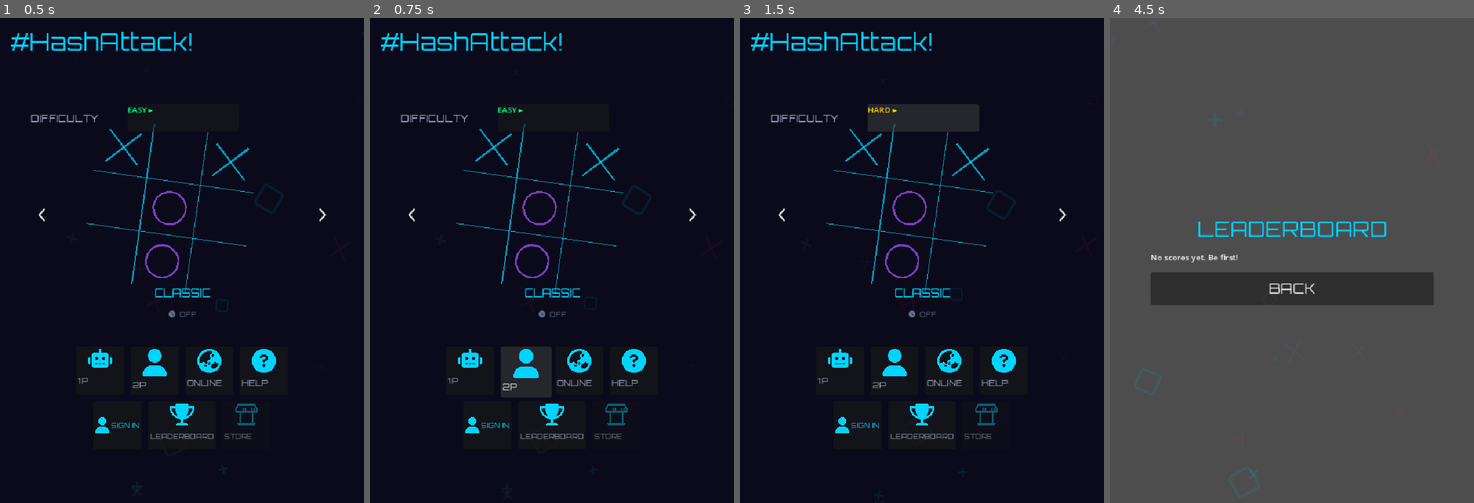
Above: before the commit, frames 1-4 (left to right).
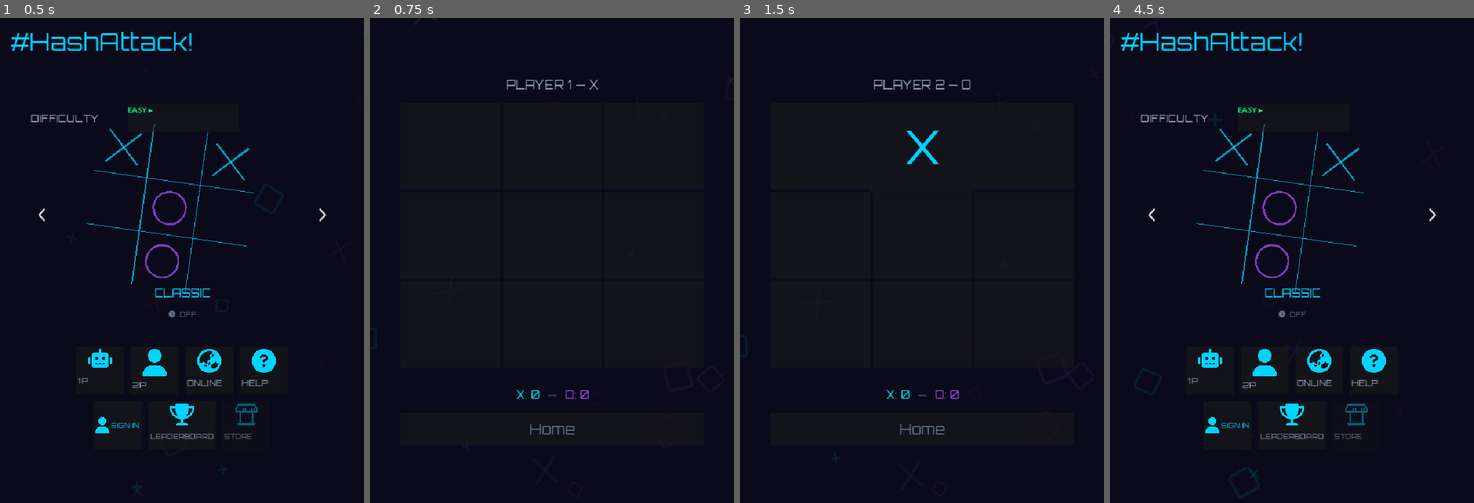
Above: after the commit, the same moments.

Repository: weilies/nexus-arcade
Game: Godot game, scene res://scenes/MainMenu.tscn
Two runs of this game, one before a commit and one after it. Both use one fixed random seed, a clock stepped at 60 frames per second and the inputs below.
Inputs (mouse positions are in pixels of both pictures, inside the frame that each line leads up to):
- Up to frame 1 (0.5 s): no input
- Up to frame 2 (0.75 s): click "2P" at 0.5 s
- Up to frame 3 (1.5 s): click (922, 119) at 1.25 s, where only the run before the commit has a clickable "EASY ▸"
- Up to frame 4 (4.5 s): click (1211, 372) at 2 s, where only the run before the commit has a clickable "1P"; click (1211, 372) at 2.75 s, where only the run before the commit has a clickable "1P"; click (1153, 216) at 3.5 s, where only the run before the commit has a clickable ""; click (1292, 430) at 4.25 s, where only the run after the commit has a clickable "Home"

Frame 1 is identical in both runs. In frame 2, 4.5% of the frame differs, in the area x 3-100%, y 2-98%; in frame 3, 4.0%; in frame 4, 100%, in the area x 0-100%, y 0-100%.
Error before the commit: Parse Error: Could not find type "Difficulty" under base "TicTacToeAI". (res://scenes/GameBoard.gd:9)

Commit message:
feat(ttt): GameBoard mode dispatch — Ultimate board built in code, Ephemeral state wired
Co-Authored-By: Claude Opus 4.7 <noreply@anthropic.com>

Diff:
--- a/games/tic-tac-toe/scenes/GameBoard.gd
+++ b/games/tic-tac-toe/scenes/GameBoard.gd
@@ -6,7 +6,6 @@
 var _state: GameState
 var _ai: TicTacToeAI
 var _mode: Mode
-var _ai_difficulty: TicTacToeAI.Difficulty
 var _score_x: int = 0
 var _score_o: int = 0
 var _room_id: String = ""
@@ -22,11 +21,14 @@
 var _ai_dots_count: int = 0
 var _pts_awarded: int = 0
 
-func setup_vs_ai(difficulty: TicTacToeAI.Difficulty) -> void:
+var _ultimate_board_node: Control = null   # built in code for Ultimate
+var _ephemeral_state: EphemeralGameState   # typed alias for ephemeral mode
+var _ultimate_state: UltimateGameState     # typed alias for ultimate mode
+var _pending_ultimate_move: Dictionary = {}
+
+func setup_vs_ai(_ignored_difficulty: int = 0) -> void:
 	_mode = Mode.VS_AI
-	_ai_difficulty = difficulty
-	_ai = TicTacToeAI.new()
-	# Randomize who goes first
+	# AI and difficulty read from Globals in _ready()
 	if randi() % 2 == 0:
 		_player_mark = GameState.Player.X   # Player = X, goes first
 	else:
@@ -46,7 +48,23 @@
 	add_child(bg)
 	move_child(bg, 1)
 
-	_state = GameState.new()
+	match Globals.current_game_mode:
+		"ultimate":
+			_ultimate_state = UltimateGameState.new()
+			_state = _ultimate_state
+			if _mode == Mode.VS_AI:
+				_ai = UltimateAI.new()
+			_setup_ultimate_board()
+			$VBoxContainer/Grid.visible = false
+		"ephemeral":
+			_ephemeral_state = EphemeralGameState.new()
+			_state = _ephemeral_state
+			if _mode == Mode.VS_AI:
+				_ai = EphemeralAI.new()
+		_:  # classic
+			_state = GameState.new()
+			if _mode == Mode.VS_AI:
+				_ai = TicTacToeAI.new()
 	_bridge = $Bridge if has_node("Bridge") else null
 	if _bridge:
 		_bridge.send_game_ready()
@@ -56,7 +74,7 @@
 		_turn_timer.setup($VBoxContainer/LblTimer)
 	add_child(_turn_timer)
 	_turn_timer.timed_out.connect(_on_turn_timeout)
-	if Globals.use_timer:
+	if Globals.timer_seconds > 0:
 		_turn_timer.set_duration(Globals.timer_seconds)
 
 	_ai_think_timer = Timer.new()
@@ -91,7 +109,7 @@
 	if _mode == Mode.ONLINE:
 		_supabase_ref.realtime_message.connect(_on_online_message)
 		if _player_mark == GameState.Player.X:
-			if Globals.use_timer:
+			if Globals.timer_seconds > 0:
 				_turn_timer.set_duration(Globals.timer_seconds)
 				_turn_timer.start()
 
@@ -142,7 +160,16 @@
 		_ai_take_turn.call_deferred()
 
 func _ai_take_turn() -> void:
-	_ai_move_cell = _ai.get_move(_state, _ai_difficulty)
+	var move_cell: int
+	if Globals.current_game_mode == "ephemeral":
+		var eph_ai := _ai as EphemeralAI
+		move_cell = eph_ai.get_move(_ephemeral_state, Globals.ai_difficulty)
+	elif Globals.current_game_mode == "ultimate":
+		_ai_take_turn_ultimate()
+		return
+	else:
+		move_cell = _ai.get_move(_state, Globals.ai_difficulty)
+	_ai_move_cell = move_cell
 	if _ai_move_cell < 0:
 		return
 	_ai_thinking = true
@@ -150,10 +177,28 @@
 	_ai_dots_timer.start()
 	_ai_think_timer.start(randf_range(1.0, 3.0))
 
+func _ai_take_turn_ultimate() -> void:
+	var ultimate_ai := _ai as UltimateAI
+	var move: Dictionary = ultimate_ai.get_move(_ultimate_state, Globals.ai_difficulty)
+	if move.is_empty():
+		return
+	_ai_thinking = true
+	_ai_dots_count = 0
+	_ai_dots_timer.start()
+	_ai_think_timer.start(randf_range(1.0, 3.0))
+	# Store board+cell encoded for _ai_do_move
+	_pending_ultimate_move = move
+
 func _ai_do_move() -> void:
 	_ai_dots_timer.stop()
 	_ai_thinking = false
-	_do_place(_ai_move_cell)
+	if Globals.current_game_mode == "ultimate":
+		if not _pending_ultimate_move.is_empty():
+			var m: Dictionary = _pending_ultimate_move
+			_pending_ultimate_move = {}
+			_do_ultimate_place(m["board"], m["cell"])
+	else:
+		_do_place(_ai_move_cell)
 
 func _ai_update_dots() -> void:
 	_ai_dots_count = (_ai_dots_count + 1) % 5
@@ -321,6 +366,164 @@
 	tw.tween_property(lbl, "scale", Vector2.ONE, 0.06)
 	tw.tween_property(lbl, "modulate:a", 0.0, 0.5).set_delay(0.8)
 	tw.tween_callback(lbl.queue_free)
+
+func _do_ultimate_place(board_idx: int, cell_idx: int) -> void:
+	if not _ultimate_state.place_on(board_idx, cell_idx):
+		return
+	SFX.click()
+	_animate_ultimate_piece(board_idx, cell_idx)
+	_refresh_ultimate_ui()
+	if _ultimate_state.result != GameState.GameResult.ONGOING:
+		_on_game_over()
+		return
+	if _mode == Mode.VS_AI and _ultimate_state.current_turn != _player_mark:
+		_ai_take_turn_ultimate.call_deferred()
+
+func _setup_ultimate_board() -> void:
+	var orbitron := load("res://fonts/Orbitron.ttf")
+
+	_ultimate_board_node = Control.new()
+	_ultimate_board_node.name = "UltimateBoard"
+	_ultimate_board_node.set_anchors_preset(Control.PRESET_FULL_RECT)
+
+	var grid := GridContainer.new()
+	grid.columns = 3
+	grid.add_theme_constant_override("h_separation", 6)
+	grid.add_theme_constant_override("v_separation", 6)
+	grid.set_anchors_preset(Control.PRESET_CENTER)
+	grid.custom_minimum_size = Vector2(660, 660)
+	grid.offset_left = -330
+	grid.offset_top = -330
+	_ultimate_board_node.add_child(grid)
+
+	for b in 9:
+		var mini_panel := Panel.new()
+		mini_panel.name = "Mini%d" % b
+		mini_panel.custom_minimum_size = Vector2(214, 214)
+
+		var mini_grid := GridContainer.new()
+		mini_grid.name = "Grid"
+		mini_grid.columns = 3
+		mini_grid.add_theme_constant_override("h_separation", 3)
+		mini_grid.add_theme_constant_override("v_separation", 3)
+		mini_grid.set_anchors_preset(Control.PRESET_FULL_RECT)
+		mini_grid.offset_left = 4
+		mini_grid.offset_top = 4
+		mini_grid.offset_right = -4
+		mini_grid.offset_bottom = -4
+		mini_panel.add_child(mini_grid)
+
+		for c in 9:
+			var btn := Button.new()
+			btn.name = "Cell%d" % c
+			btn.custom_minimum_size = Vector2(66, 66)
+			btn.flat = false
+			btn.add_theme_font_override("font", orbitron)
+			btn.add_theme_font_size_override("font_size", 28)
+			btn.gui_input.connect(_on_ultimate_cell_input.bind(b, c))
+			mini_grid.add_child(btn)
+
+		# Won overlay label (hidden initially)
+		var won_label := Label.new()
+		won_label.name = "WonMark"
+		won_label.set_anchors_preset(Control.PRESET_FULL_RECT)
+		won_label.horizontal_alignment = HORIZONTAL_ALIGNMENT_CENTER
+		won_label.vertical_alignment = VERTICAL_ALIGNMENT_CENTER
+		won_label.add_theme_font_override("font", orbitron)
+		won_label.add_theme_font_size_override("font_size", 80)
+		won_label.visible = false
+		mini_panel.add_child(won_label)
+
+		grid.add_child(mini_panel)
+
+	add_child(_ultimate_board_node)
+	_refresh_ultimate_ui()
+
+func _on_ultimate_cell_input(event: InputEvent, board_idx: int, cell_idx: int) -> void:
+	if not event is InputEventMouseButton:
+		return
+	if not event.pressed or event.button_index != MOUSE_BUTTON_LEFT:
+		return
+	if _ai_thinking:
+		return
+	_do_ultimate_place(board_idx, cell_idx)
+
+func _refresh_ultimate_ui() -> void:
+	if _ultimate_board_node == null:
+		return
+
+	var grid_node := _ultimate_board_node.get_child(0)  # the GridContainer
+	for b in 9:
+		var mini_panel := grid_node.get_child(b)
+
+		# Border style based on board state
+		var style := StyleBoxFlat.new()
+		style.corner_radius_top_left = 4
+		style.corner_radius_top_right = 4
+		style.corner_radius_bottom_left = 4
+		style.corner_radius_bottom_right = 4
+		style.border_width_left = 2
+		style.border_width_top = 2
+		style.border_width_right = 2
+		style.border_width_bottom = 2
+
+		var meta_val = _ultimate_state.meta_board[b]
+		if meta_val != GameState.Player.NONE:
+			# Won board
+			style.bg_color = Color(0.1, 0.1, 0.2, 0.6)
+			style.border_color = Color("#00d4ff") if meta_val == GameState.Player.X else Color("#a855f7")
+			mini_panel.add_theme_stylebox_override("panel", style)
+			var won_lbl := mini_panel.get_node("WonMark") as Label
+			won_lbl.visible = true
+			won_lbl.text = "X" if meta_val == GameState.Player.X else "O"
+			won_lbl.add_theme_color_override("font_color",
+				Color("#00d4ff") if meta_val == GameState.Player.X else Color("#a855f7"))
+			# Dim the mini grid cells
+			mini_panel.get_node("Grid").modulate = Color(0.3, 0.3, 0.3, 1.0)
+		elif _ultimate_state.active_board == b:
+			# Active board
+			style.bg_color = Color("#1a1a2e")
+			style.border_color = Color("#00d4ff")
+			mini_panel.add_theme_stylebox_override("panel", style)
+			mini_panel.get_node("Grid").modulate = Color.WHITE
+		elif _ultimate_state.active_board == -1:
+			# Free choice — all open boards dim-glow
+			style.bg_color = Color("#1a1a2e")
+			style.border_color = Color(0.0, 0.831, 1.0, 0.4)
+			mini_panel.add_theme_stylebox_override("panel", style)
+			mini_panel.get_node("Grid").modulate = Color.WHITE
+		else:
+			# Inactive
+			style.bg_color = Color("#12122a")
+			style.border_color = Color("#2a2a4a")
+			mini_panel.add_theme_stylebox_override("panel", style)
+			mini_panel.get_node("Grid").modulate = Color(0.5, 0.5, 0.5, 1.0)
+
+		# Update cell labels in this mini-board
+		var mini_state := _ultimate_state.mini_boards[b] as GameState
+		var cell_grid := mini_panel.get_node("Grid")
+		for c in 9:
+			var btn := cell_grid.get_child(c) as Button
+			match mini_state.board[c]:
+				GameState.Player.X:
+					btn.text = "X"
+					btn.add_theme_color_override("font_color", Color("#00d4ff"))
+				GameState.Player.O:
+					btn.text = "O"
+					btn.add_theme_color_override("font_color", Color("#a855f7"))
+				_:
+					btn.text = ""
+
+func _animate_ultimate_piece(board_idx: int, cell_idx: int) -> void:
+	var grid_node := _ultimate_board_node.get_child(0)
+	var mini_panel := grid_node.get_child(board_idx)
+	var cell_grid := mini_panel.get_node("Grid")
+	var btn := cell_grid.get_child(cell_idx)
+	btn.scale = Vector2.ZERO
+	btn.pivot_offset = btn.size / 2.0
+	var tw := create_tween()
+	tw.tween_property(btn, "scale", Vector2(1.1, 1.1), 0.12).set_trans(Tween.TRANS_BACK).set_ease(Tween.EASE_OUT)
+	tw.tween_property(btn, "scale", Vector2.ONE, 0.06)
 
 func _on_game_over() -> void:
 	if _game_over_fired:
@@ -380,7 +583,8 @@
 	if _bridge:
 		_bridge.send_match_end(winner, mode_str, score)
 
-	_highlight_win_line()
+	if Globals.current_game_mode != "ultimate":
+		_highlight_win_line()
 
 	var local_won := false
 	var rpc_source := "ai_win"
